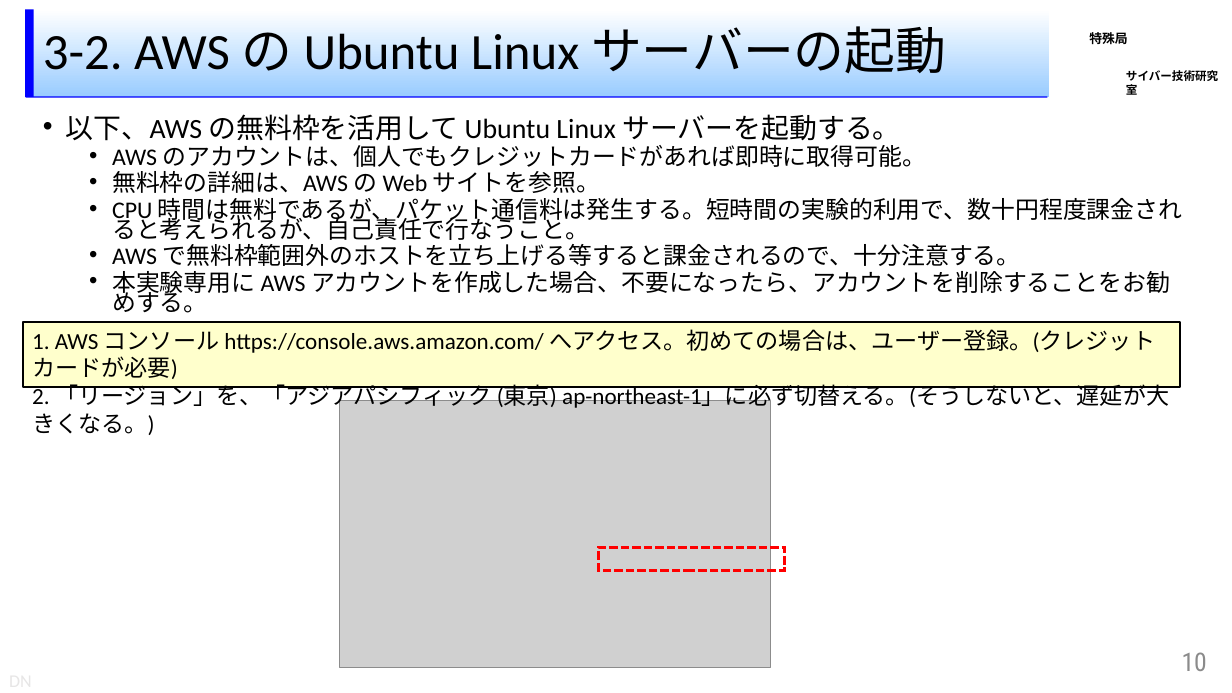
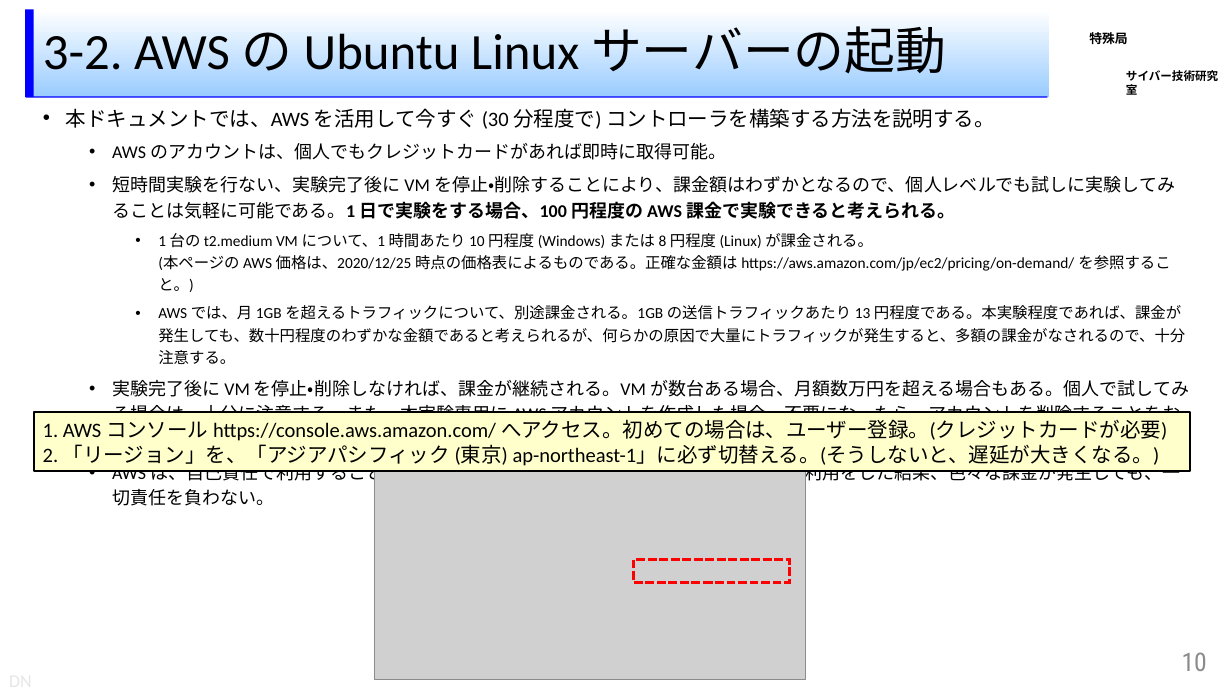
Before and after one commit to IPA-CyberLab/IPA-DN-Docs, a slide deck: slide 10 of Docs/ThinTeleworkSystem/ja/SystemManual/210916 beta8preview2/ThinTele 構築マニュアル (スタンドアロン版).pptx. Drawn at 1232x693 pixels with LibreOffice and Linux fonts; fonts in the diff are those of the drawing; grey boxes stand for pictures; background and template pictures are left out. Boxes give left, top, right and bottom in pixels: in the first picture for what was removed or moved away, otherwise in the second. Text is boxed around its words. In the diff, an @@ line names an element or a change of style, - is before the commit and + after.

Commit message:
update

```diff
--- a/Docs/ThinTeleworkSystem/ja/SystemManual/210916 beta8preview2/ThinTele 構築マニュアル (スタンドアロン版).pptx
+++ b/Docs/ThinTeleworkSystem/ja/SystemManual/210916 beta8preview2/ThinTele 構築マニュアル (スタンドアロン版).pptx
@@ text at bbox=[66, 108, 995, 129]: text changed; size 21.7 to 16 pt @@
-• 以下、AWS の無料枠を活用して Ubuntu Linux サーバーを起動する。
+• 本ドキュメントでは、AWS を活用して今すぐ (30 分程度で) コントローラを構築する方法を説明する。
@@ text at bbox=[112, 143, 726, 160]: size 18.6 to 14 pt in "AWS のアカウントは、個人でもクレジットカードがあれば即時に取得可能。"; line spacing 0.7 to 1.2 @@
@@ text at bbox=[112, 176, 1189, 506]: text changed; size 18.6 to 14 pt @@
-  • 無料枠の詳細は、AWS の Web サイトを参照。
-  • CPU 時間は無料であるが、パケット通信料は発生する。短時間の実験的利用で、数十円程度課金されると考えられるが、自己責任で行なうこと。
-  • AWS で無料枠範囲外のホストを立ち上げる等すると課金されるので、十分注意する。
-  • 本実験専用に AWS アカウントを作成した場合、不要になったら、アカウントを削除することをお勧めする。
+  • 短時間実験を行ない、実験完了後に VM を停止・削除することにより、課金額はわずかとなるので、個人レベルでも試しに実験してみることは気軽に可能である。1 日で実験をする場合、100 円程度の AWS 課金で実験できると考えられる。
+    • 1 台の t2.medium VM について、1 時間あたり 10 円程度 (Windows) または 8 円程度 (Linux) が課金される。
+      (本ページの AWS 価格は、2020/12/25 時点の価格表によるものである。正確な金額は https://aws.amazon.com/jp/ec2/pricing/on-demand/ を参照すること。)
+    • AWS では、月 1GB を超えるトラフィックについて、別途課金される。1GB の送信トラフィックあたり 13 円程度である。本実験程度であれば、課金が発生しても、数十円程度のわずかな金額であると考えられるが、何らかの原因で大量にトラフィックが発生すると、多額の課金がなされるので、十分注意する。
+  • 実験完了後に VM を停止・削除しなければ、課金が継続される。VM が数台ある場合、月額数万円を超える場合もある。個人で試してみる場合は、十分に注意する。また、本実験専用に AWS アカウントを作成した場合、不要になったら、アカウントを削除することをお勧めする。
+  • AWS は、自己責任で利用すること。著者は、読者が AWS アカウントを取得して色々な利用をした結果、色々な課金が発生しても、一切責任を負わない。
@@ rectangle "1. AWS コンソール https://console.aws.amazon.com/ へアクセス。初めての場合は、ユ ...": place and size @@
-rectangle "1. AWS コンソール https://console.aws.amazon.com/ へアクセス。初めての場合は、ユ ..." at bbox=[23, 322, 1180, 387]
+rectangle "1. AWS コンソール https://console.aws.amazon.com/ へアクセス。初めての場合は、ユ ..." at bbox=[33, 412, 1190, 471]
@@ rectangle "1. AWS コンソール https://console.aws.amazon.com/ へアクセス。初めての場合は、ユ ..." at bbox=[33, 412, 1190, 471]: size 18 to 16 pt @@
@@ picture: place and size @@
-picture at bbox=[339, 400, 770, 667]
+picture at bbox=[374, 412, 805, 679]
@@ rectangle: place and size @@
-rectangle at bbox=[599, 547, 785, 570]
+rectangle at bbox=[634, 559, 789, 582]
```
Also in this commit, not shown: 11 other slides changed, 1 slide added.
